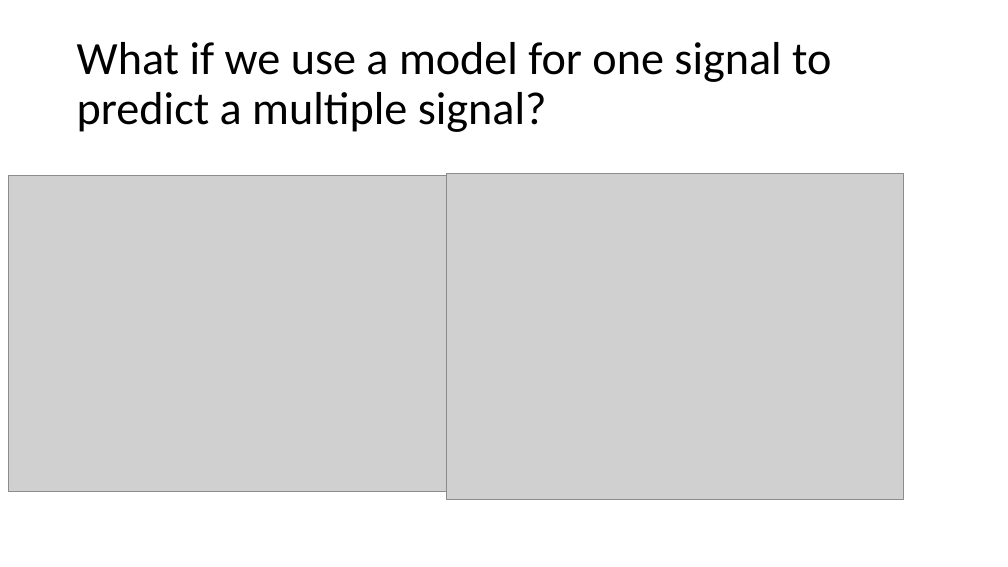
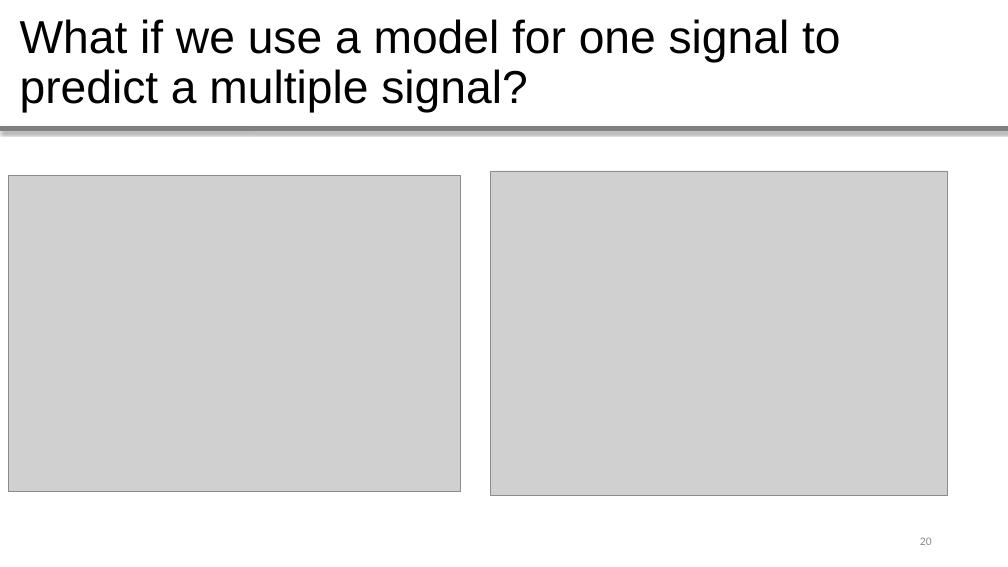
Before and after one commit to whiteRa2bit/cern_summer_project, a slide deck: slide 20 of Evaluating ECAL timing properties using test beam data.pptx. Drawn at 1008x567 pixels with LibreOffice and Linux fonts; fonts in the diff are those of the drawing; grey boxes stand for pictures. Boxes give left, top, right and bottom in pixels: in the first picture for what was removed or moved away, otherwise in the second. Text is boxed around its words. In the diff, an @@ line names an element or a change of style, - is before the commit and + after.

```diff
--- a/Evaluating ECAL timing properties using test beam data.pptx
+++ b/Evaluating ECAL timing properties using test beam data.pptx
@@ text "What if we use a ...": place and size @@
-text "What if we use a ..." at <box>77,42,831,132</box>
+text "What if we use a ..." at <box>20,19,840,113</box>
@@ text "What if we use a ..." at <box>20,19,840,113</box>: font Calibri to Arial @@
@@ line added from (0, 129) to (1008, 129), #808080 4.51 pt @@
@@ picture: place and size @@
-picture at <box>447,174,904,499</box>
+picture at <box>491,171,948,496</box>
@@ page number added at <box>920,537,932,545</box>, 11 pt, text #8B8B8B @@
+20
```
Also in this commit, not shown: 16 other slides changed, 6 slides added, 6 slides removed, 31 other files.
